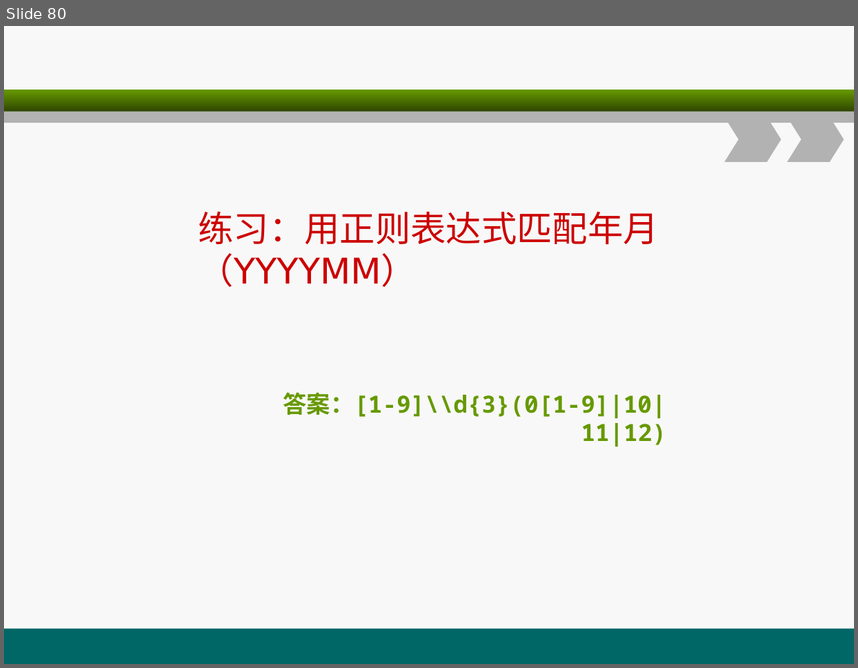
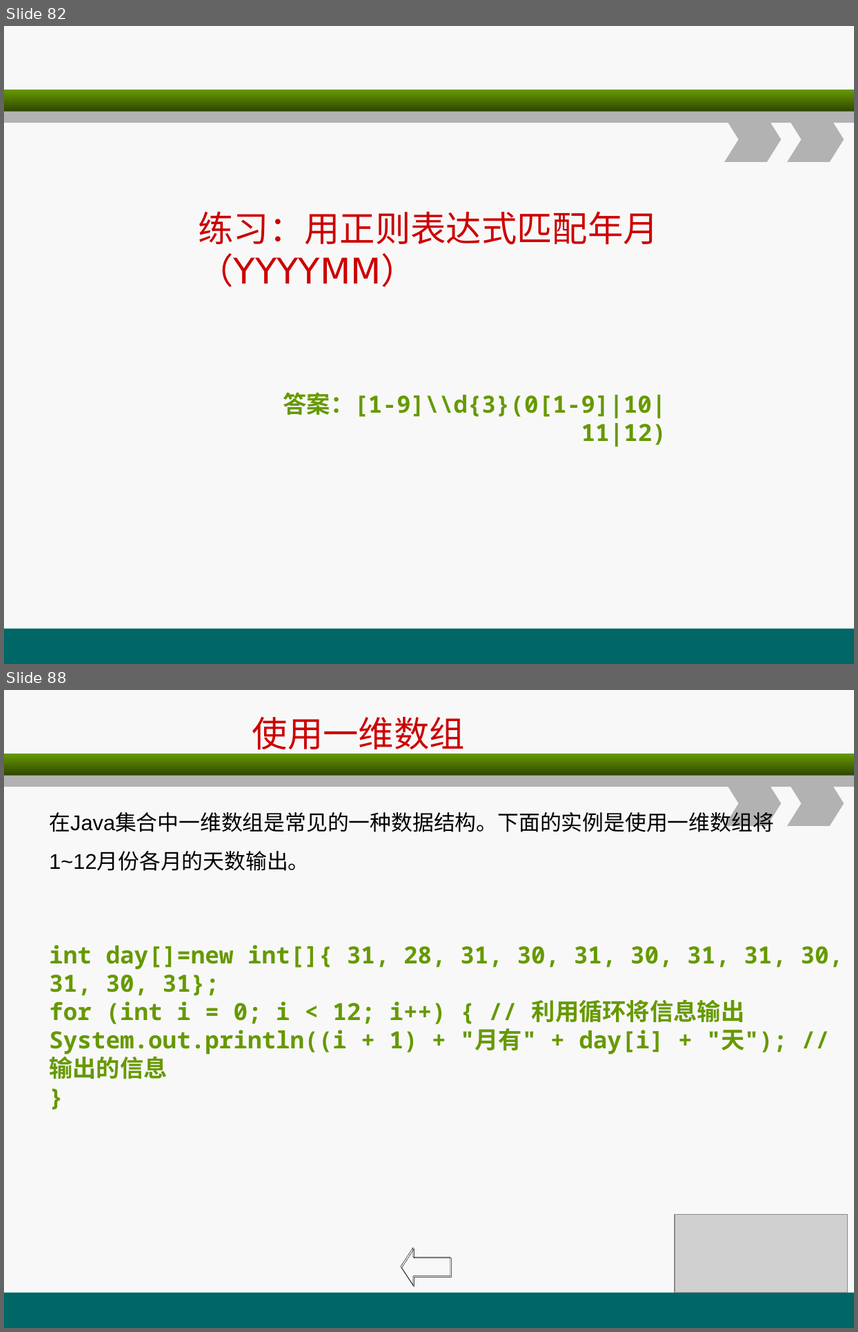
Before and after one commit to christwei/gitDoc, a slide deck: 课件/环宇/java编程基础/A2.ppt. Shown one above the other, each under a label of ours: slide 80 before the commit, slides 82 and 88 after it; the slides between them are not shown. The pictures are 858x668 and 858x1332 pixels, drawn with LibreOffice and Linux fonts; fonts in the diff are those of the drawing; grey boxes stand for pictures. Boxes give left, top, right and bottom in pixels: in the first picture for what was removed or moved away, otherwise in the second. Text is boxed around its words. In the diff, an @@ line names an element or a change of style, - is before the commit and + after.

```diff
--- a/课件/环宇/java编程基础/A2.ppt
+++ b/课件/环宇/java编程基础/A2.ppt
@@ slide 88 added at (x1=4, y1=690, x2=854, y2=1328), background #F8F8F8; not listed: 5 template elements that a slide beside it also shows @@
@@ title added at (x1=252, y1=717, x2=465, y2=756), 30 pt, text #CC0000 @@
+使用一维数组
@@ text added at (x1=49, y1=809, x2=774, y2=871), 18 pt, text #000000 @@
+在Java集合中一维数组是常见的一种数据结构。下面的实例是使用一维数组将1~12月份各月的天数输出。
@@ text added at (x1=49, y1=945, x2=844, y2=1078), 20 pt, text #669900, bold @@
+int day[]=new int[]{ 31, 28, 31, 30, 31, 30, 31, 31, 30, 31, 30, 31};
+for (int i = 0; i < 12; i++) { // 利用循环将信息输出
+System.out.println((i + 1) + "月有" + day[i] + "天"); // 输出的信息
+}
@@ picture added at (x1=675, y1=1214, x2=848, y2=1292) @@
@@ left arrow added at (x1=401, y1=1248, x2=450, y2=1285), outline #000000 0.26 pt @@
@@ what was slide 80 is now slide 82 @@
```
Also in this commit, not shown: 3 slides changed, 13 other slides added, 3 other files.
